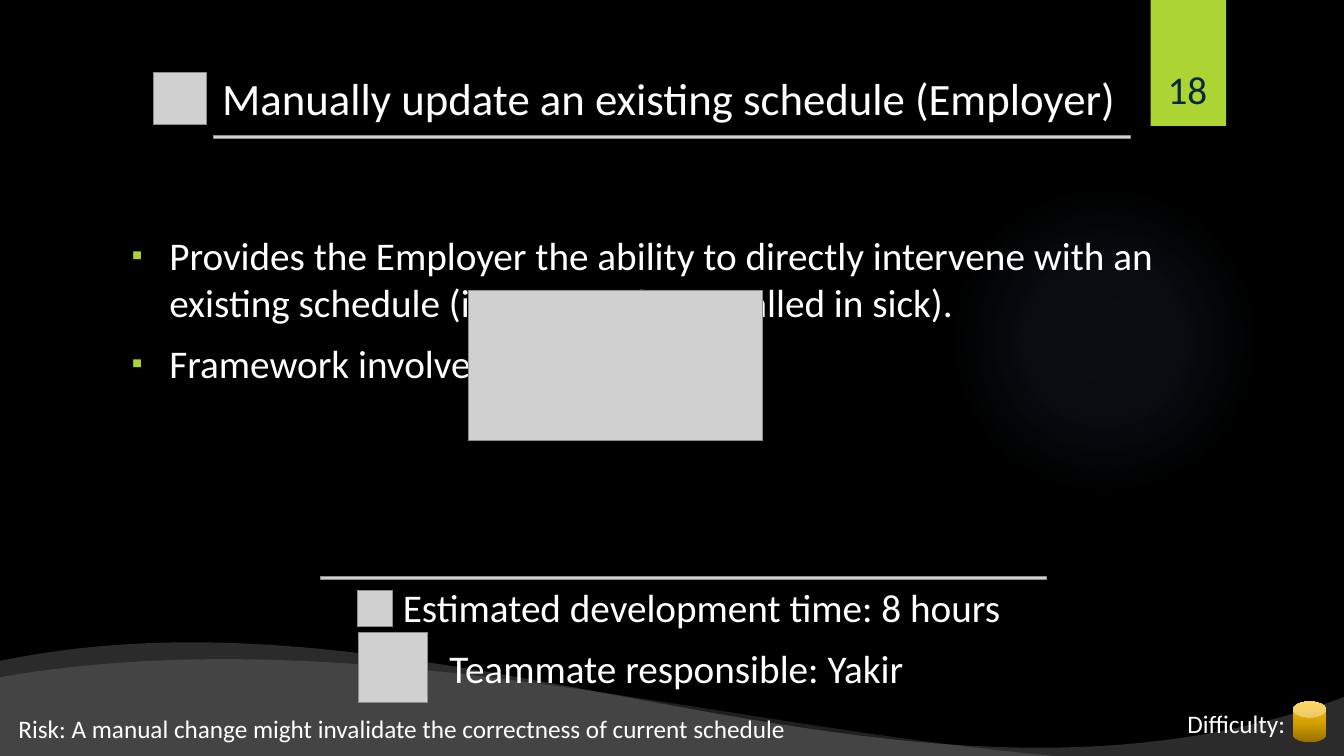
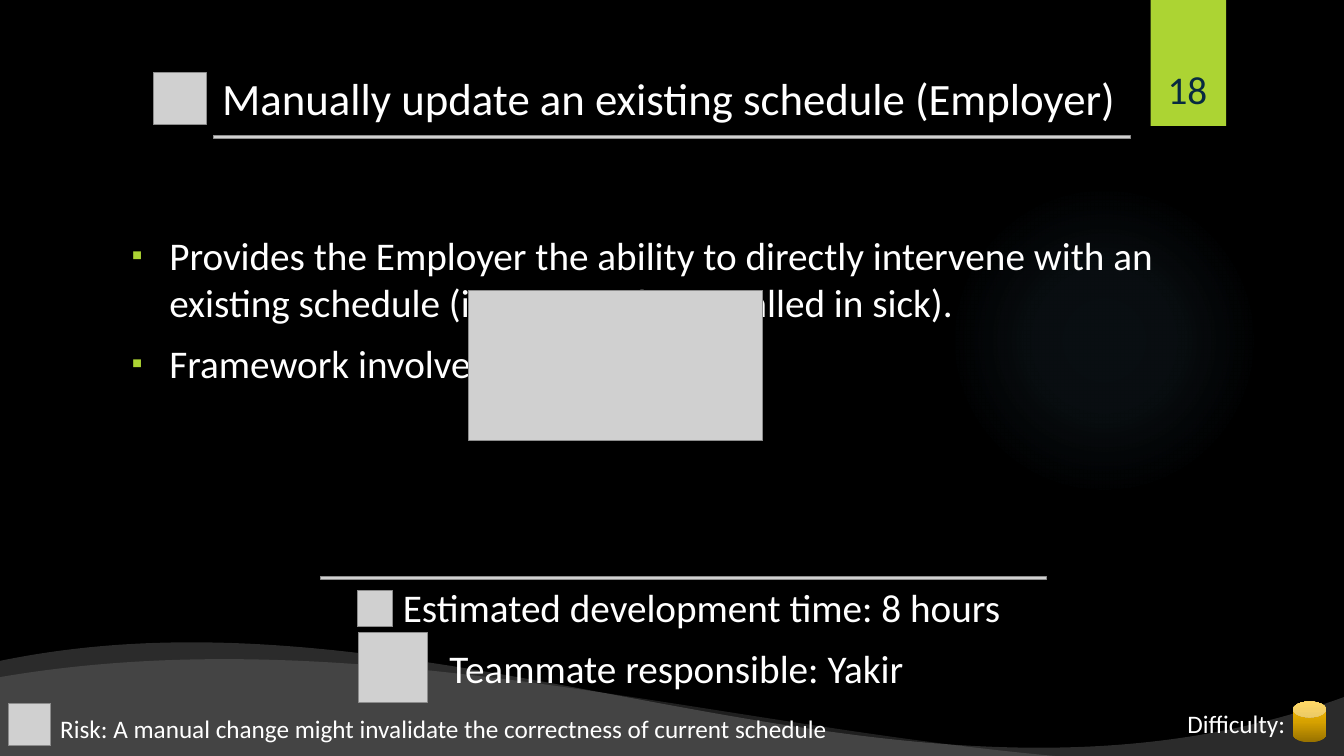
Before and after one commit to shiftlyapp/Shiftly, a slide deck: slide 18 of Backlog.pptx. Drawn at 1344x756 pixels with LibreOffice and Linux fonts; fonts in the diff are those of the drawing; grey boxes stand for pictures; background and template pictures are left out. Boxes give left, top, right and bottom in pixels: in the first picture for what was removed or moved away, otherwise in the second. Text is boxed around its words. In the diff, an @@ line names an element or a change of style, - is before the commit and + after.

```diff
--- a/Backlog.pptx
+++ b/Backlog.pptx
@@ picture added at box(8, 704, 50, 746) @@
@@ text "Risk: A manual change might ...": place and size @@
-text "Risk: A manual change might ..." at box(18, 718, 784, 743)
+text "Risk: A manual change might ..." at box(60, 718, 826, 743)
```
Also in this commit, not shown: 7 other slides changed.
